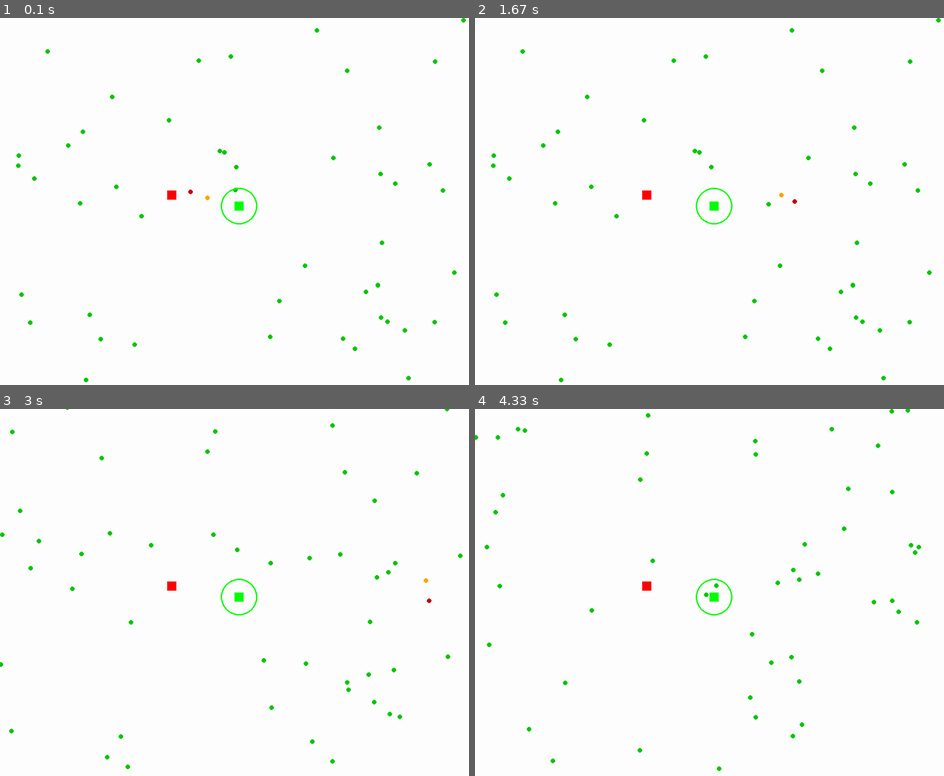
Above: before the commit, frames 1-4 (two rows, left to right).
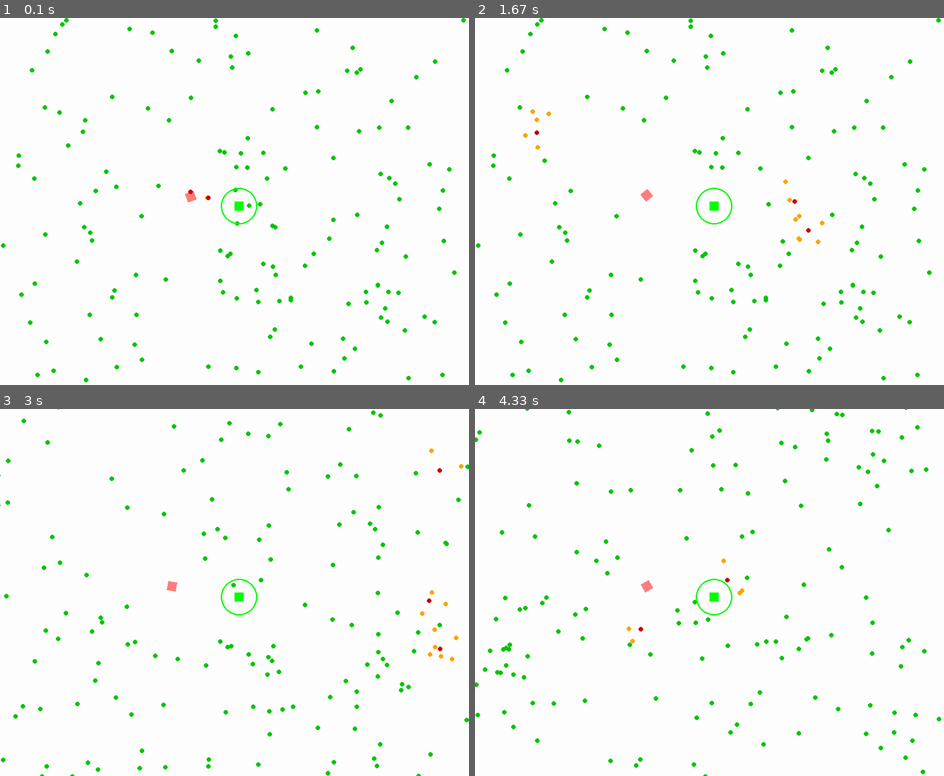
Above: after the commit, the same moments.

Repository: Kartmaan/survival-simulator
Game: pygame game, started from survivor_sim.py
Two runs of this game, one before a commit and one after it. Both use one fixed random seed, a clock stepped at 60 frames per second and the inputs below.
Inputs:
- Up to frame 1 (0.1 s): no input
- Up to frame 2 (1.67 s): no input
- Up to frame 3 (3 s): no input
- Up to frame 4 (4.33 s): no input

The runs differ from the first frame. In frame 1, 1.2% of the frame differs, in the area x 0-97%, y 0-98%; in frame 2, 1.3%; in frame 3, 2.2%; in frame 4, 2.2%, in the area x 0-100%, y 0-100%.

Commit message:
Danger attack stable

Diff:
--- a/survivor_sim.py
+++ b/survivor_sim.py
@@ -1,4 +1,5 @@
 import pygame
+from pygame.math import Vector2
 import random
 import numpy as np
 
@@ -20,11 +21,11 @@
 BLUE = [0, 0, 255]
 ORANGE = [255, 165, 0]
 
-NB_OF_SURVIVORS = 50
+NB_OF_SURVIVORS = 150
 SHOW_SENSORIAL_FIELD = False
 SHOW_DISTANCE_LINE = False
 
-def get_distance(p1: tuple, p2: tuple) -> float:
+def get_distance(p1: Vector2, p2: Vector2) -> float:
   """Returns the Euclidean distance between two coordinates.
 
   Args:
@@ -35,7 +36,8 @@
   The distance between the two coordinates
   """
   #distance = np.sqrt((p2[0] - p1[0])**2 + (p2[1] - p1[1])**2)
-  distance = np.linalg.norm(np.array(p2) - np.array(p1))
+  #distance = np.linalg.norm(np.array(p2) - np.array(p1))
+  distance = p1.distance_to(p2)
   return distance
 
 def current_time() -> float:
@@ -52,6 +54,17 @@
     return pygame.time.get_ticks() / 1000.0
 
 class Survivor:
+    """The Survivor moves randomly across the surface,
+    using its sensory field to search for food, which
+    increases its energy, and to flee danger, which causes
+    it to lose energy. As a matter of survival instinct,
+    if a Survivor encounters another fleeing, he follows
+    him. During movement, the Survivor loses energy, even
+    more so if he's fleeing, and if he reaches a critical
+    threshold, his sensory field is reduced, as is his
+    speed. If his energy reaches zero, the Survivor is
+    immobilized and dies.
+    """
     def __init__(self, x, y):
         # Position / Direction
         self.x = x
@@ -100,7 +113,7 @@
         self.fading = False
 
         # Energy management
-        self.energy_default = 25
+        self.energy_default = 50
         self.energy = self.energy_default
         self.energy_critical = self.energy_default / 4
         self.energy_loss_frequency = 1 # In second
@@ -361,28 +374,119 @@
             else:
                 pygame.draw.circle(screen, self.sensorial_field_color, (int(self.x), int(self.y)), self.sensorial_radius, 1)
 
-    def get_pos(self) -> tuple:
+    def get_pos(self) -> Vector2:
         """Returns Survivor coordinates.
 
         Returns:
             tuple: Survivor coordinates.
         """
-        return self.x, self.y
+        pos = self.x, self.y
+        return pygame.math.Vector2(pos)
 
 class Danger:
     def __init__(self, x, y):
-        self.x = x
-        self.y = y
+        self.initial_pos = Vector2(x, y)
+        self.pos = self.initial_pos.copy()
         self.edge = 20
         self.color = [255, 0, 0]
-        self.damage = 2
+        self.damage = 1
+        self.nb_of_hits = 0
+
+        self.target = None
+        self.attacking = False
+        self.returning = False
+
+        self.attack_speed = 7
+        self.return_speed = 6
+        self.attack_duration = 0.3
+        self.return_duration = 0.4
+
+        self.angle = 0
+        self.rotation_speed = 10
+        self.rotation_speed_max = 30
+
+        self.danger_timers = {}
+
+    def timer(self, timer_name: str, duration: float) -> bool:
+        """Checks if a timer has expired.
+
+        This allows each Survivor to have its own timers
+        and therefore to have a personalized time management
+        system for each of them.
+
+        Args:
+            timer_name (str): Timer name.
+            duration (float): Desired duration in seconds.
+
+        Returns:
+            bool: True if time is up, False otherwise.
+        """
+        now = current_time()
+
+        if timer_name not in self.danger_timers:
+            self.danger_timers[timer_name] = now
+            return False
+
+        elapsed_time = now - self.danger_timers[timer_name]
+        if elapsed_time >= duration:
+            self.danger_timers[timer_name] = now
+            return True
+
+        return False
+
+    def attack(self, target_pos: Vector2):
+        # Initiating the attack movement
+        if not self.attacking and not self.returning:
+            self.target = target_pos
+            self.attacking = True
+            self.danger_timers["attack"] = current_time()
+
+        # Attack movement
+        if self.attacking:
+            elapsed_attack_time = current_time() - self.danger_timers["attack"]
+            if elapsed_attack_time <= self.attack_duration:
+                direction = (self.target - self.pos)
+                if direction.length() > 0:  # Éviter un vecteur nul
+                    direction = direction.normalize()
+                    self.pos += direction * self.attack_speed
+            else:
+                self.attacking = False
+                self.returning = True
+                self.danger_timers["return"] = current_time()
+
+        # Return movement
+        if self.returning:
+            elapsed_return_time = current_time() - self.danger_timers["return"]
+            if elapsed_return_time <= self.return_duration:
+                direction = (self.initial_pos - self.pos)
+                if direction.length() > 0:  # Éviter un vecteur nul
+                    direction = direction.normalize()
+                    self.pos += direction * self.return_speed
+            else:
+                self.nb_of_hits += 1
+                self.returning = False
+                self.pos = self.initial_pos.copy()
 
     def show(self):
-        danger_rect = pygame.Rect(self.x, self.y, self.edge, self.edge)
-        pygame.draw.rect(screen, tuple(self.color), danger_rect)
-
-    def get_pos(self):
-        return self.x + self.edge // 2, self.y + self.edge // 2
+        x = self.pos.x
+        y = self.pos.y
+
+        danger_rect = pygame.Rect(x, y, self.edge, self.edge)
+
+        surface = pygame.Surface(danger_rect.size, pygame.SRCALPHA)
+        surface.fill((255, 0, 0, 128))
+
+        rotated_surface = pygame.transform.rotate(surface, self.angle)
+        rotated_rect = rotated_surface.get_rect(center = danger_rect.center)
+
+        self.angle += self.rotation_speed
+
+        screen.blit(rotated_surface, rotated_rect)
+        #pygame.draw.rect(screen, tuple(self.color), danger_rect)
+
+    def get_pos(self) -> Vector2:
+        pos = self.pos.x + self.edge // 2, self.pos.y + self.edge // 2
+        return pygame.math.Vector2(pos)
 
 class Food:
     def __init__(self, x, y):
@@ -399,8 +503,9 @@
         pygame.draw.rect(screen, tuple(self.color), food_rect)
         pygame.draw.circle(screen, (0, 255, 0), (self.x + self.edge//2, self.y + self.edge//2), self.field_radius, 3)
 
-    def get_pos(self):
-        return self.x, self.y
+    def get_pos(self) -> Vector2:
+        pos = pygame.math.Vector2(self.x, self.y)
+        return pos
 
 danger = Danger(random.randint(50, WIDTH-50), random.randint(50, HEIGHT-50))
 food = Food(WIDTH//2, HEIGHT//2)
@@ -420,7 +525,7 @@
     while not far_enough_from_danger:
         x = random.randint(limit_edge, WIDTH - limit_edge)
         y = random.randint(limit_edge, HEIGHT - limit_edge)
-        if get_distance((x, y), danger.get_pos()) <= radius + danger.edge:
+        if get_distance(Vector2(x, y), danger.get_pos()) <= radius + danger.edge:
             print("TOO CLOSE AVOIDED")
             continue
         else:
@@ -451,15 +556,21 @@
         # Danger is in the area of Survivor's sensory field.
         # Survivor enters 'in_danger' mode and an escape
         # vector is generated.
+
+        if danger.attacking or danger.returning:
+            danger.attack(survivor.get_pos())
+
         if danger_distance - (danger.edge/2) < survivor.sensorial_radius:
             survivor.in_danger = True
+
+            danger.attack(survivor.get_pos())
 
             # The difference between the Survivor and
             # Danger coordinates is calculated. This
             # gives the horizontal and vertical components
             # of the vector from Danger to Survivor.
-            dx = survivor.x - danger.x
-            dy = survivor.y - danger.y
+            dx = survivor.x - danger.pos.x
+            dy = survivor.y - danger.pos.y
 
             # Vector normalization by Pythagorean theorem.
             norm = np.sqrt(dx**2 + dy**2)
